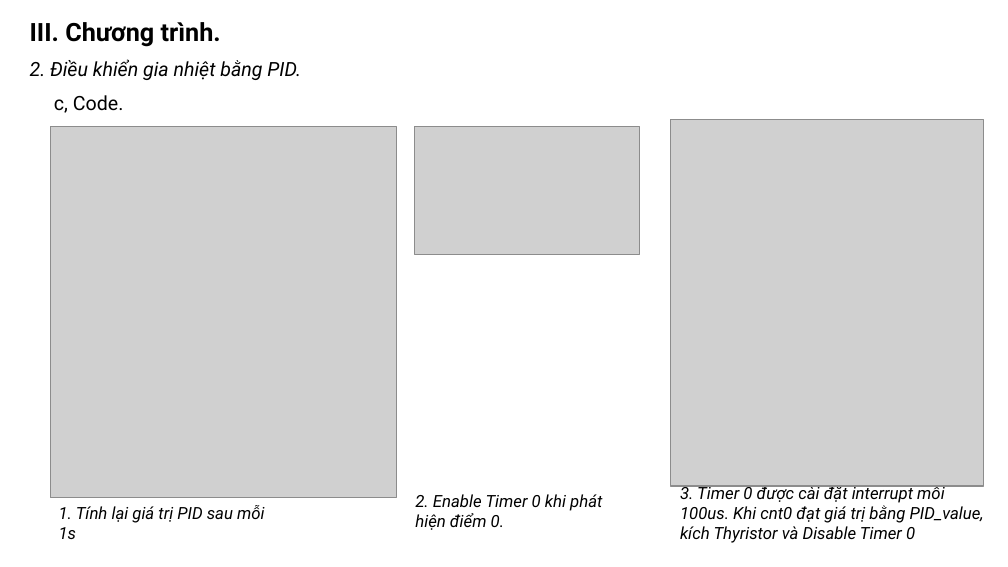
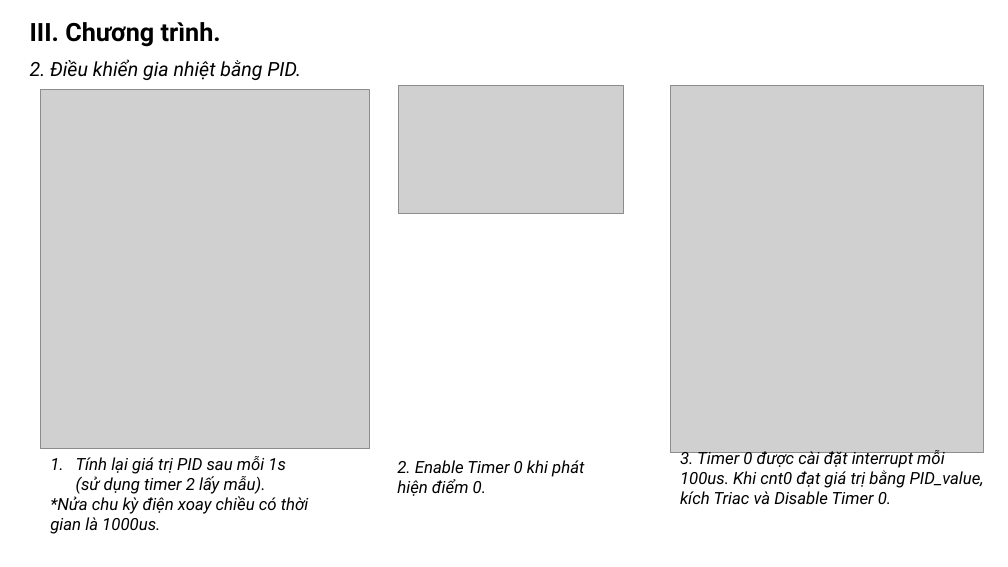
Before and after one commit to khanhnm08/HK_Egg_Incubator, a slide deck: slide 13 of Slide bao cao.pptx (slide 14 before the commit). Drawn at 1008x567 pixels with LibreOffice and Linux fonts; fonts in the diff are those of the drawing; grey boxes stand for pictures. Boxes give left, top, right and bottom in pixels: in the first picture for what was removed or moved away, otherwise in the second. Text is boxed around its words. In the diff, an @@ line names an element or a change of style, - is before the commit and + after.

```diff
--- a/Slide bao cao.pptx
+++ b/Slide bao cao.pptx
@@ picture: place and size @@
-picture at (414, 127, 639, 254)
+picture at (398, 86, 623, 213)
@@ picture: place and size @@
-picture at (670, 120, 984, 486)
+picture at (670, 86, 984, 452)
@@ picture: place and size @@
-picture at (50, 127, 396, 498)
+picture at (40, 90, 370, 449)
@@ text removed at (54, 95, 124, 113) @@
-c, Code.
@@ text at (680, 449, 984, 504): text changed @@
-3. Timer 0 được cài đặt interrupt mỗi 100us. Khi cnt0 đạt giá trị bằng PID_value, kích Thyristor và Disable Timer 0
+3. Timer 0 được cài đặt interrupt mỗi 100us. Khi cnt0 đạt giá trị bằng PID_value, kích Triac và Disable Timer 0.
@@ text at (50, 456, 309, 534): text changed @@
-1. Tính lại giá trị PID sau mỗi 1s
+1. Tính lại giá trị PID sau mỗi 1s (sử dụng timer 2 lấy mẫu).
+*Nửa chu kỳ điện xoay chiều có thời gian là 1000us.
@@ text "2. Enable Timer 0 khi ...": place and size @@
-text "2. Enable Timer 0 khi ..." at (415, 494, 602, 530)
+text "2. Enable Timer 0 khi ..." at (397, 460, 584, 496)
```
Also in this commit, not shown: 15 other slides changed, 1 slide added, 2 slides removed, 5 other files.
